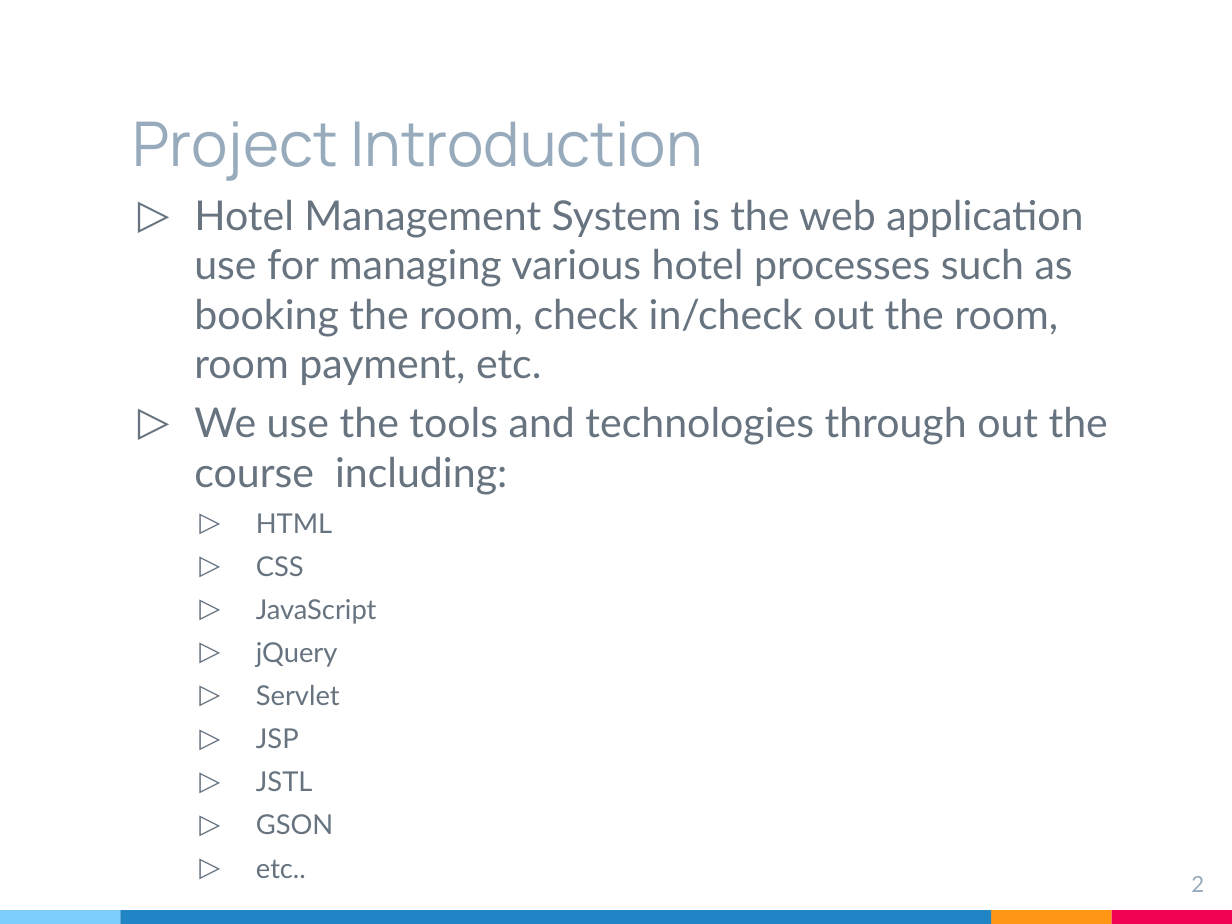
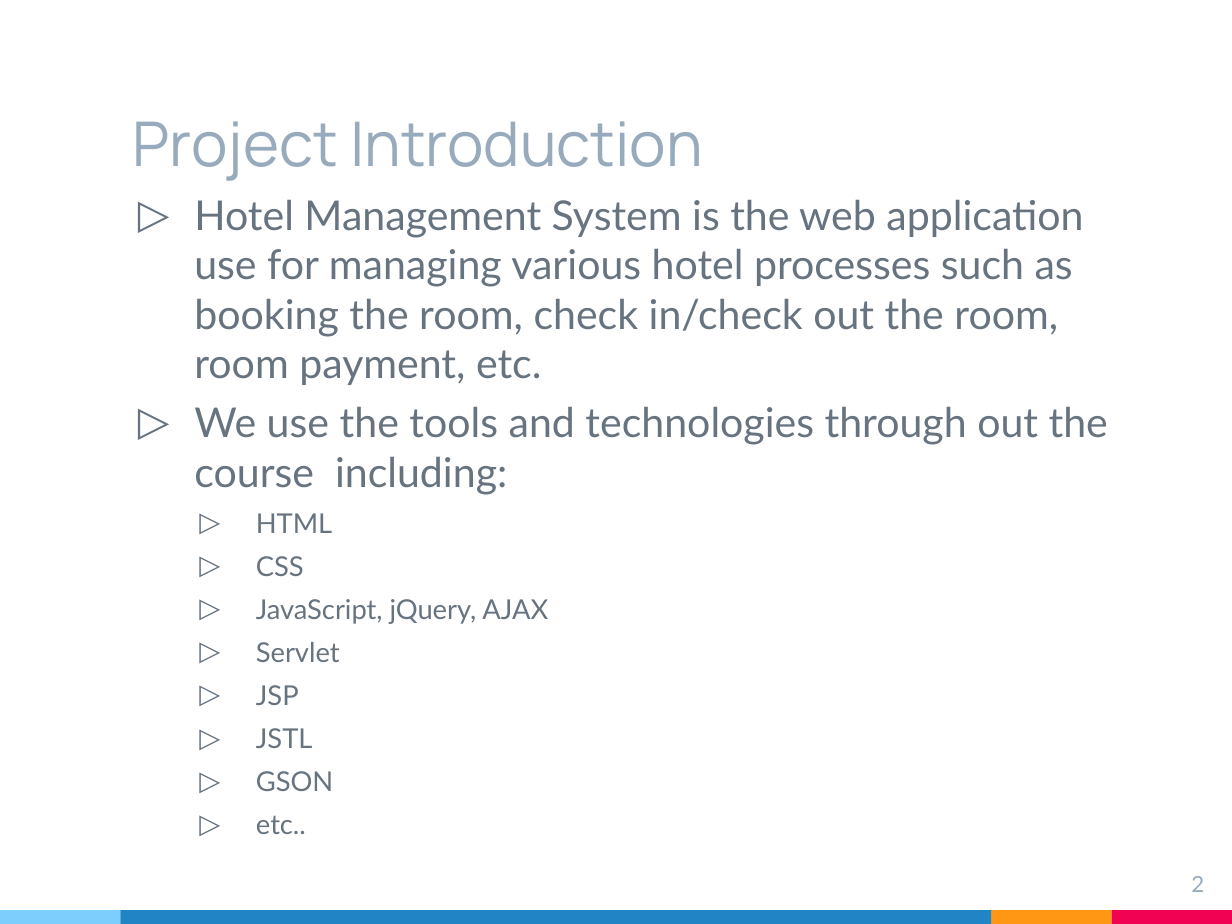
Before and after one commit to wap-group5/Hotel, a slide deck: slide 2 of docs/Group5-Presentation.pptx. Drawn at 1232x924 pixels with LibreOffice and Linux fonts; fonts in the diff are those of the drawing. Boxes give left, top, right and bottom in pixels: in the first picture for what was removed or moved away, otherwise in the second. Text is boxed around its words. In the diff, an @@ line names an element or a change of style, - is before the commit and + after.

Commit message:
Update presentation
Update presentation

```diff
--- a/docs/Group5-Presentation.pptx
+++ b/docs/Group5-Presentation.pptx
@@ text at (256,599,548,624): text changed @@
-  ▷ JavaScript
-  ▷ jQuery
+  ▷ JavaScript, jQuery, AJAX
```
